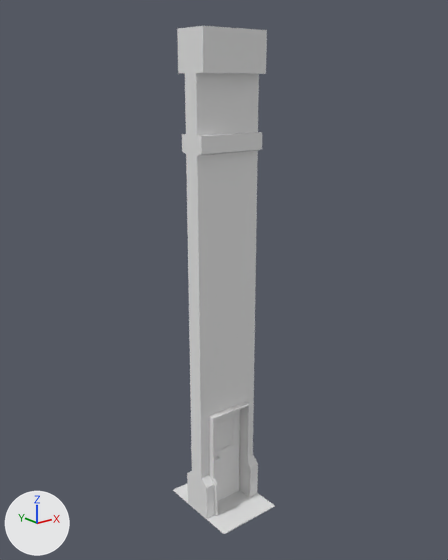
What one commit did to the FBX model Assets/5. Models/ManDoor.fbx.
Both versions are drawn from a 50 mm lens placed at (-11.9, -8.53, 8.13), pointed at (-5.05, 0.04, 4.7). Arrows for +X, +Y and +Z are at lower left; the lights stay in place. The picture after the commit comes second. Where no turn or scale is listed for an object, it has been applied to the vertices.

The older version as bpy lines, for what is in view:
```python
ob_door = bpy.data.objects.new('Door', me_cube_010)
ob_door.location = (-4.7, 0.01, 1.08)
ob_doorframe = bpy.data.objects.new('DoorFrame', me_cube_016)
ob_doorframe.location = (-5.1, 0.0, 0.02)
ob_doorhandle = bpy.data.objects.new('DoorHandle', me_cube_011)
ob_doorhandle.location = (-5.46, 0.03, 1.05)
ob_mandoor = bpy.data.objects.new('ManDoor', me_cube_015)
ob_mandoor.location = (-5.1, 0.0, 0.0)
ob_mandoor.rotation_euler = (0.0, 0.0, 1.571)  # degrees (0, 0, 90)
ob_olddoorlight = bpy.data.objects.new('OldDoorLight', me_cube_012)
ob_olddoorlight.parent = ob_mandoor
ob_olddoorlight.location = (0.097, 0.000273, 2.272)
ob_olddoorlight.scale = (1.0, 1.0, 0.602)
```
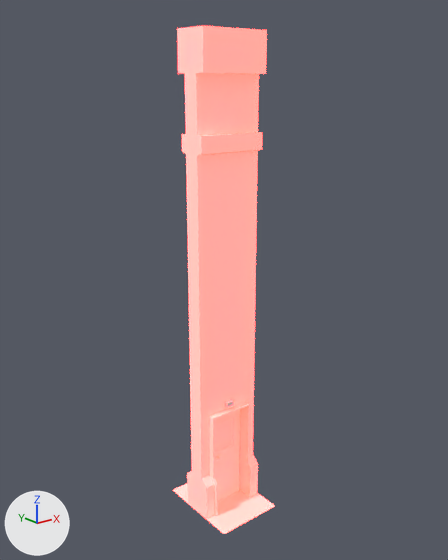
Where the change shows, as pixel boxes (x1, y1, x2, y2) in the pictures (448 x 560 px):
'ManDoor', recoloured, surface changed: (173, 26, 275, 534) in both
'DoorFrame', recoloured, surface changed (lighter): (209, 402, 252, 516) in both
'Door', recoloured, surface changed (lighter): (215, 410, 240, 501) in both
'OldDoorLight', recoloured, surface changed, moved, rescaled (not visible before): after (225, 399, 234, 408)
'DoorHandle', recoloured, surface changed: (215, 456, 221, 462) in both

The edits, one by one:
In material 'LowPolyCommon' (mat_lowpolycommon), emission_color is now set to (1.0, 0.00378, 0.000923), red #ff0c03.
In material 'LowPolyCommon' (mat_lowpolycommon), emission_strength is now set to 20.0.
Object 'OldDoorLight' (ob_olddoorlight) moves from (0.097, 0.000273, 2.272) to (0.0636, 0.000273, 2.272).
Object 'OldDoorLight' (ob_olddoorlight) is rescaled from (1.0, 1.0, 0.602) to (1.32, 1.0, 0.602).
